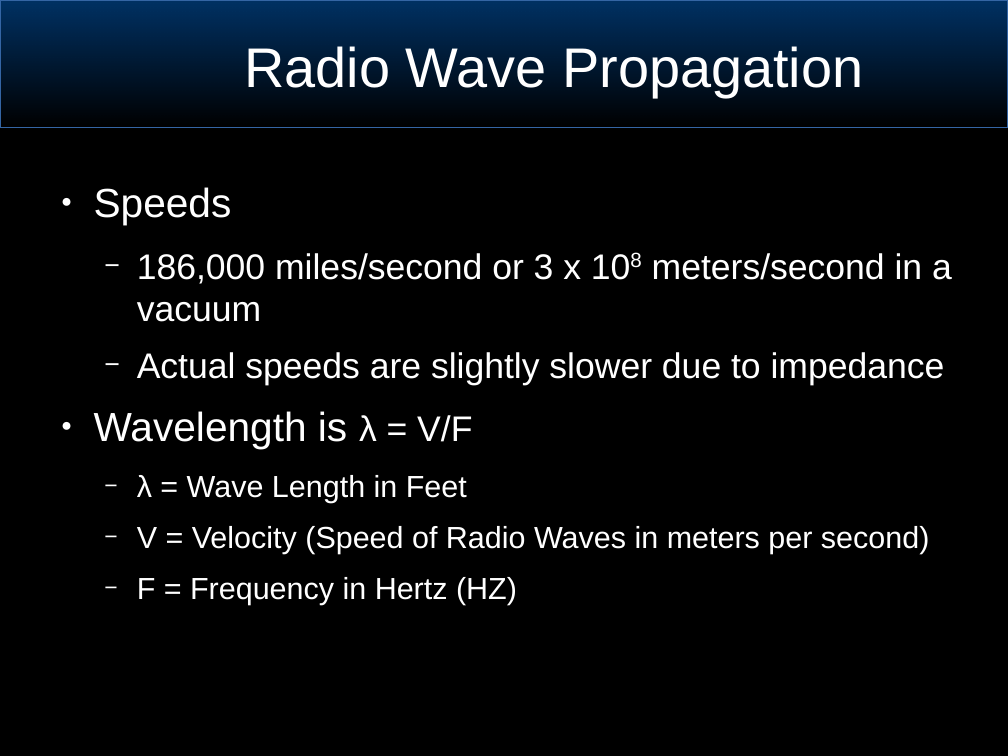
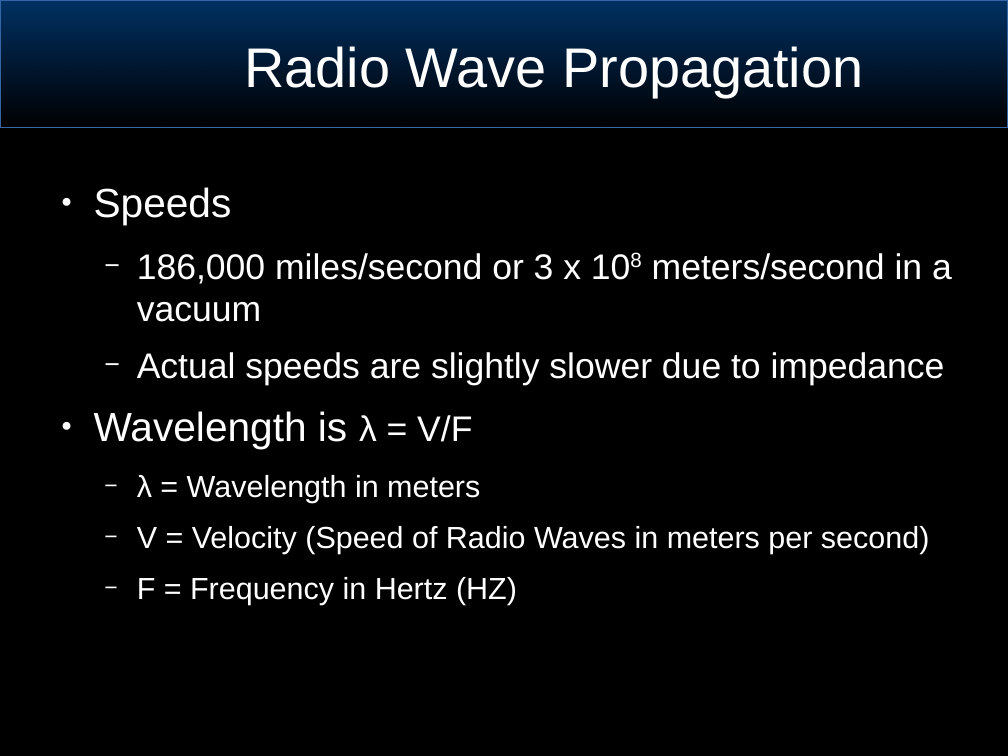
Before and after one commit to joeblankenship1/BRW_ANT_CLASS, a slide deck: slide 3 of BasicSignalsConcepts.odp. Drawn at 1008x756 pixels with LibreOffice and Linux fonts; fonts in the diff are those of the drawing; background and template pictures are left out. Boxes give left, top, right and bottom in pixels: in the first picture for what was removed or moved away, otherwise in the second. Text is boxed around its words. In the diff, an @@ line names an element or a change of style, - is before the commit and + after.

```diff
--- a/BasicSignalsConcepts.odp
+++ b/BasicSignalsConcepts.odp
@@ text at box(137, 475, 480, 503): text changed @@
-  − λ = Wave Length in Feet
+  − λ = Wavelength in meters
```
Also in this commit, not shown: 14 other slides changed, 5 slides added, 9 slides removed, 1 other file.
